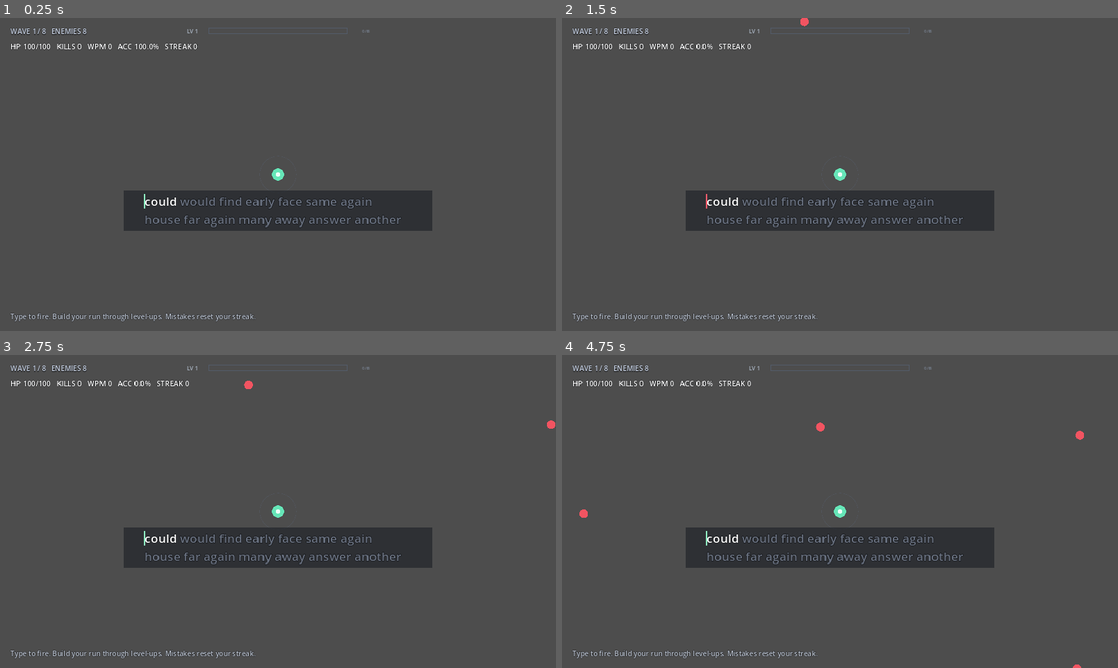
Above: before the commit, frames 1-4 (two rows, left to right).
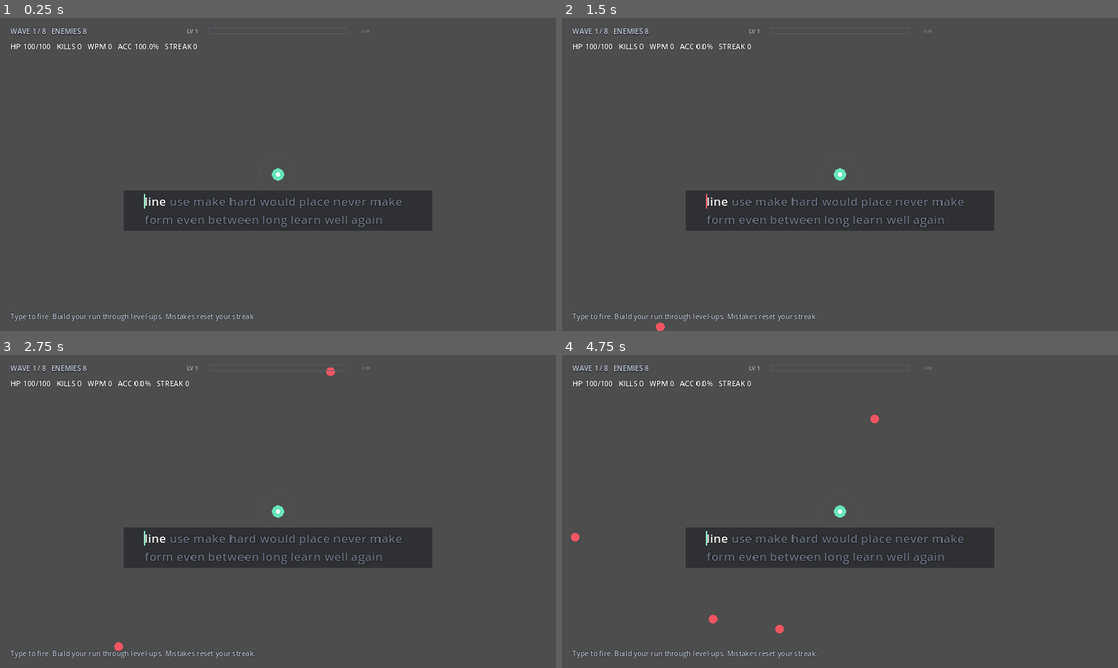
Above: after the commit, the same moments.

Repository: jlcuenca00/typing-roguelite
Game: Godot game, scene res://scenes/Main.tscn
The game is run twice, just before and just after one commit, with the same random seed, the same clock (stepped at 60 frames per second) and the same inputs.
Inputs:
- Up to frame 1 (0.25 s): no input
- Up to frame 2 (1.5 s): tap Enter at 0.5 s; tap R at 0.6, 1.35 s; tap Space at 1.25 s
- Up to frame 3 (2.75 s): tap Enter at 2 s; tap R at 2.1 s
- Up to frame 4 (4.75 s): tap Space at 2.75 s; tap R at 2.85, 3.6, 4.35 s

The runs differ from the first frame. In frame 1, 1.1% of the frame differs, in the area x 26-73%, y 57-67%; in frame 2, 1.2%; in frame 3, 1.2%; in frame 4, 1.4%, in the area x 1-94%, y 19-100%.

Commit message:
feat: generate waves from fixed threat budgets

Diff:
--- a/game/scripts/main.gd
+++ b/game/scripts/main.gd
@@ -3,6 +3,7 @@
 const CombatSystemScript = preload("res://scripts/combat/combat_system.gd")
 
 const UPGRADES_PATH := "res://data/combat/upgrades.json"
+const ENEMIES_PATH := "res://data/combat/enemies.json"
 
 const PLAYER_RADIUS := 14.0
 const ENEMY_RADIUS := 10.0
@@ -18,23 +19,10 @@
 const TYPING_LEFT_X := 48.0
 
 const TOTAL_WAVES := 8
-# Waves are defined by enemy count, not a timer. Early waves are small and
-# readable; later waves scale into larger hordes as the build comes online.
-const WAVE_ENEMY_COUNTS := [
-	8,
-	12,
-	18,
-	26,
-	36,
-	48,
-	62,
-	80
-]
-
-# Potential XP available if the player kills every enemy in the wave.
-# The budget grows faster later in the run so stronger builds can bank
-# multiple level-ups, while leaked enemies still mean lost XP.
-const WAVE_XP_BUDGETS := [
+# Each wave gets a fixed threat/XP budget. Enemy count is derived from which
+# archetypes the seeded wave plan spends that budget on. Player damage never
+# changes the budget or spawns extra enemies.
+const WAVE_THREAT_BUDGETS := [
 	8,
 	12,
 	18,
@@ -45,12 +33,15 @@
 	230
 ]
 
+const MAX_TYPES_PER_WAVE := 3
+
 const XP_GOAL_BASE := 8.0
 const XP_GOAL_GROWTH := 1.45
 const XP_GOAL_POWER := 0.80
 
 var rng := RandomNumberGenerator.new()
 var combat = CombatSystemScript.new()
+var enemy_definitions: Dictionary = {}
 
 # Typing state ----------------------------------------------------------------
 var word_pool: Array[String] = []
@@ -99,8 +90,7 @@
 var wave_intermission := false
 var wave_continue_waiting := false
 var wave_continue_typed := ""
-var wave_xp_payouts: Array[int] = []
-var wave_xp_spawn_cursor := 0
+var wave_spawn_plan: Array[Dictionary] = []
 
 var correct_keys := 0
 var incorrect_keys := 0
@@ -165,8 +155,9 @@
 	combat.load_definitions("starter")
 	_load_words()
 	_load_upgrades()
+	_load_enemy_definitions()
 	xp_bar_base_y = xp_bar_background.position.y
-	_prepare_wave_xp_payouts(current_wave)
+	_prepare_wave_spawn_plan(current_wave)
 
 	for i in range(WORD_BUFFER):
 		_append_random_word()
@@ -206,7 +197,7 @@
 			wave_spawned_count += 1
 			spawn_timer = spawn_interval
 
-			if wave_spawned_count >= _wave_enemy_count(current_wave):
+			if wave_spawned_count >= wave_spawn_plan.size():
 				wave_spawning = false
 
 	_update_enemies(delta)
@@ -218,7 +209,7 @@
 
 	if (
 		not wave_spawning
-		and wave_resolved_count >= _wave_enemy_count(current_wave)
+		and wave_resolved_count >= wave_spawn_plan.size()
 		and enemies.is_empty()
 		and not _has_pending_xp_particles()
 		and not wave_intermission
@@ -542,6 +533,10 @@
 
 
 func _spawn_enemy() -> void:
+	if wave_spawned_count < 0 or wave_spawned_count >= wave_spawn_plan.size():
+		return
+
+	var spec: Dictionary = wave_spawn_plan[wave_spawned_count]
 	var viewport_size := get_viewport_rect().size
 	var margin := rng.randf_range(SPAWN_MARGIN_MIN, SPAWN_MARGIN_MAX)
 	var edge := rng.randi_range(0, 3)
@@ -570,20 +565,26 @@
 			)
 
 	var wave_scale := float(current_wave - 1)
-	var speed := rng.randf_range(38.0, 62.0) + wave_scale * 2.2 + minf(elapsed * 0.06, 12.0)
-	var hp_value := 44.0 + wave_scale * 4.5 + minf(elapsed * 0.05, 14.0)
-	var xp_value := 1
-
-	if wave_xp_spawn_cursor < wave_xp_payouts.size():
-		xp_value = wave_xp_payouts[wave_xp_spawn_cursor]
-	wave_xp_spawn_cursor += 1
+	var base_speed := rng.randf_range(38.0, 62.0) + wave_scale * 2.2 + minf(elapsed * 0.06, 12.0)
+	var base_hp := 44.0 + wave_scale * 4.5 + minf(elapsed * 0.05, 14.0)
+	var radius := ENEMY_RADIUS * float(spec.get("radius_multiplier", 1.0))
+	var hp_value := base_hp * float(spec.get("hp_multiplier", 1.0))
+	var speed := base_speed * float(spec.get("speed_multiplier", 1.0))
+	var threat_cost := int(spec.get("threat_cost", 1))
+	var base_color := Color.from_string(
+		String(spec.get("color", "#f25561")),
+		Color(0.95, 0.33, 0.38)
+	)
 
 	enemies.append({
 		"position": position,
+		"enemy_id": String(spec.get("enemy_id", "basic")),
 		"speed": speed,
 		"hp": hp_value,
 		"max_hp": hp_value,
-		"xp_value": xp_value,
+		"xp_value": threat_cost,
+		"radius": radius,
+		"base_color": base_color,
 		"flash": 0.0,
 		"knockback": Vector2.ZERO,
 		"statuses": {}
@@ -739,8 +740,11 @@
 		for enemy_index in range(enemies.size() - 1, -1, -1):
 			var enemy_pos: Vector2 = enemies[enemy_index]["position"]
 
+			var enemy_radius := float(
+				enemies[enemy_index].get("radius", ENEMY_RADIUS)
+			)
 			if Vector2(bullet["position"]).distance_squared_to(enemy_pos) <= pow(
-				ENEMY_RADIUS + BULLET_RADIUS,
+				enemy_radius + BULLET_RADIUS,
 				2
 			):
 				var enemy := enemies[enemy_index]
@@ -1323,45 +1327,120 @@
 	_update_stats()
 
 
-func _wave_enemy_count(wave_number: int) -> int:
+func _load_enemy_definitions() -> void:
+	if not FileAccess.file_exists(ENEMIES_PATH):
+		push_error("Missing enemy definitions: %s" % ENEMIES_PATH)
+		return
+
+	var parsed = JSON.parse_string(
+		FileAccess.get_file_as_string(ENEMIES_PATH)
+	)
+
+	if parsed == null or not (parsed is Dictionary):
+		push_error("Invalid enemy definitions.")
+		return
+
+	enemy_definitions = parsed
+
+
+func _wave_threat_budget(wave_number: int) -> int:
 	var index := clampi(
 		wave_number - 1,
 		0,
-		WAVE_ENEMY_COUNTS.size() - 1
+		WAVE_THREAT_BUDGETS.size() - 1
 	)
-	return int(WAVE_ENEMY_COUNTS[index])
-
-
-func _wave_xp_budget(wave_number: int) -> int:
-	var index := clampi(
-		wave_number - 1,
-		0,
-		WAVE_XP_BUDGETS.size() - 1
+	return int(WAVE_THREAT_BUDGETS[index])
+
+
+func _available_enemy_ids(wave_number: int) -> Array[String]:
+	var available: Array[Dictionary] = []
+
+	for enemy_id in enemy_definitions.keys():
+		var definition: Dictionary = enemy_definitions[enemy_id]
+		var unlock_wave := int(definition.get("unlock_wave", 1))
+		if unlock_wave <= wave_number:
+			available.append({
+				"id": String(enemy_id),
+				"unlock_wave": unlock_wave
+			})
+
+	available.sort_custom(
+		func(a: Dictionary, b: Dictionary) -> bool:
+			return int(a["unlock_wave"]) > int(b["unlock_wave"])
 	)
-	return int(WAVE_XP_BUDGETS[index])
-
-
-func _prepare_wave_xp_payouts(wave_number: int) -> void:
-	var enemy_count := _wave_enemy_count(wave_number)
-	var budget := maxi(_wave_xp_budget(wave_number), enemy_count)
-
-	wave_xp_payouts.clear()
-	wave_xp_spawn_cursor = 0
-
-	# Every enemy is worth at least 1 XP. The remaining wave budget is broken
-	# into random little clumps, so some kills matter more without changing the
-	# total potential XP available in the wave.
-	for i in range(enemy_count):
-		wave_xp_payouts.append(1)
-
-	var remaining := budget - enemy_count
-	while remaining > 0:
-		var index := rng.randi_range(0, enemy_count - 1)
-		var chunk := mini(rng.randi_range(1, 3), remaining)
-		wave_xp_payouts[index] += chunk
-		remaining -= chunk
-
-	wave_xp_payouts.shuffle()
+
+	var result: Array[String] = []
+	for i in range(mini(MAX_TYPES_PER_WAVE, available.size())):
+		result.append(String(available[i]["id"]))
+
+	return result
+
+
+func _weighted_enemy_choice(
+	candidates: Array[String],
+	remaining_budget: int
+) -> String:
+	var affordable: Array[String] = []
+	var total_weight := 0.0
+
+	for enemy_id in candidates:
+		var definition: Dictionary = enemy_definitions[enemy_id]
+		var cost := int(definition.get("threat_cost", 1))
+		if cost <= remaining_budget:
+			affordable.append(enemy_id)
+			total_weight += maxf(float(definition.get("weight", 1.0)), 0.01)
+
+	if affordable.is_empty():
+		return "basic"
+
+	var roll := rng.randf() * total_weight
+	var cursor := 0.0
+
+	for enemy_id in affordable:
+		var definition: Dictionary = enemy_definitions[enemy_id]
+		cursor += maxf(float(definition.get("weight", 1.0)), 0.01)
+		if roll <= cursor:
+			return enemy_id
+
+	return affordable.back()
+
+
+func _prepare_wave_spawn_plan(wave_number: int) -> void:
+	wave_spawn_plan.clear()
+
+	var remaining_budget := _wave_threat_budget(wave_number)
+	var available := _available_enemy_ids(wave_number)
+
+	if available.is_empty():
+		available = ["basic"]
+
+	while remaining_budget > 0:
+		var enemy_id := _weighted_enemy_choice(
+			available,
+			remaining_budget
+		)
+		if not enemy_definitions.has(enemy_id):
+			break
+
+		var definition: Dictionary = enemy_definitions[enemy_id]
+		var cost := maxi(int(definition.get("threat_cost", 1)), 1)
+
+		if cost > remaining_budget:
+			enemy_id = "basic"
+			definition = enemy_definitions.get("basic", {})
+			cost = maxi(int(definition.get("threat_cost", 1)), 1)
+
+		if cost > remaining_budget:
+			break
+
+		var spawn_spec := definition.duplicate(true)
+		spawn_spec["enemy_id"] = enemy_id
+		wave_spawn_plan.append(spawn_spec)
+		remaining_budget -= cost
+
+	wave_spawn_plan.shuffle()
+	wave_spawned_count = 0
+	wave_resolved_count = 0
 
 
 func _has_pending_xp_particles() -> bool:
@@ -1432,9 +1511,9 @@
 		remaining
 	]
 
-	upgrade_subtitle.text = "[center][color=#8b94a2]NEXT: WAVE %d  •  %d ENEMIES[/color]\n\n[font_size=30]%s[/font_size]\n[color=#68717d]TYPE TO START[/color][/center]" % [
+	upgrade_subtitle.text = "[center][color=#8b94a2]NEXT: WAVE %d  •  THREAT %d[/color]\n\n[font_size=30]%s[/font_size]\n[color=#68717d]TYPE TO START[/color][/center]" % [
 		current_wave + 1,
-		_wave_enemy_count(current_wave + 1),
+		_wave_threat_budget(current_wave + 1),
 		command_markup
 	]
 
@@ -1448,12 +1527,10 @@
 	upgrade_overlay.visible = false
 	wave_intermission = false
 	current_wave += 1
-	wave_spawned_count = 0
-	wave_resolved_count = 0
 	wave_spawning = true
 	spawn_timer = 0.35
 	spawn_interval = maxf(0.30, 0.95 - float(current_wave - 1) * 0.045)
-	_prepare_wave_xp_payouts(current_wave)
+	_prepare_wave_spawn_plan(current_wave)
 	_reset_typing_for_new_wave()
 	_update_wave_ui()
 
@@ -1505,7 +1582,7 @@
 	elif wave_intermission:
 		wave_label.text = "WAVE %d / %d   CLEARED" % [current_wave, TOTAL_WAVES]
 	else:
-		var total_enemies := _wave_enemy_count(current_wave)
+		var total_enemies := wave_spawn_plan.size()
 		var remaining := maxi(total_enemies - wave_resolved_count, 0)
 		wave_label.text = "WAVE %d / %d   ENEMIES %d" % [
 			current_wave,
@@ -1860,9 +1937,10 @@
 				0.72
 			)
 
+		var enemy_radius := float(enemy.get("radius", ENEMY_RADIUS))
 		draw_circle(
 			pos,
-			ENEMY_RADIUS,
+			enemy_radius,
 			enemy_color
 		)
 
@@ -1873,7 +1951,7 @@
 		if statuses.has("freeze"):
 			draw_arc(
 				pos,
-				ENEMY_RADIUS + 3.0,
+				enemy_radius + 3.0,
 				0.0,
 				TAU,
 				24,
@@ -1883,7 +1961,7 @@
 		if statuses.has("shock"):
 			draw_arc(
 				pos,
-				ENEMY_RADIUS + 6.0,
+				enemy_radius + 6.0,
 				0.0,
 				TAU,
 				24,
@@ -2016,4 +2094,6 @@
 	if statuses.has("burn"):
 		return Color(1.0, 0.45, 0.28)
 
-	return Color(0.95, 0.33, 0.38)
+	return Color(
+		enemy.get("base_color", Color(0.95, 0.33, 0.38))
+	)
